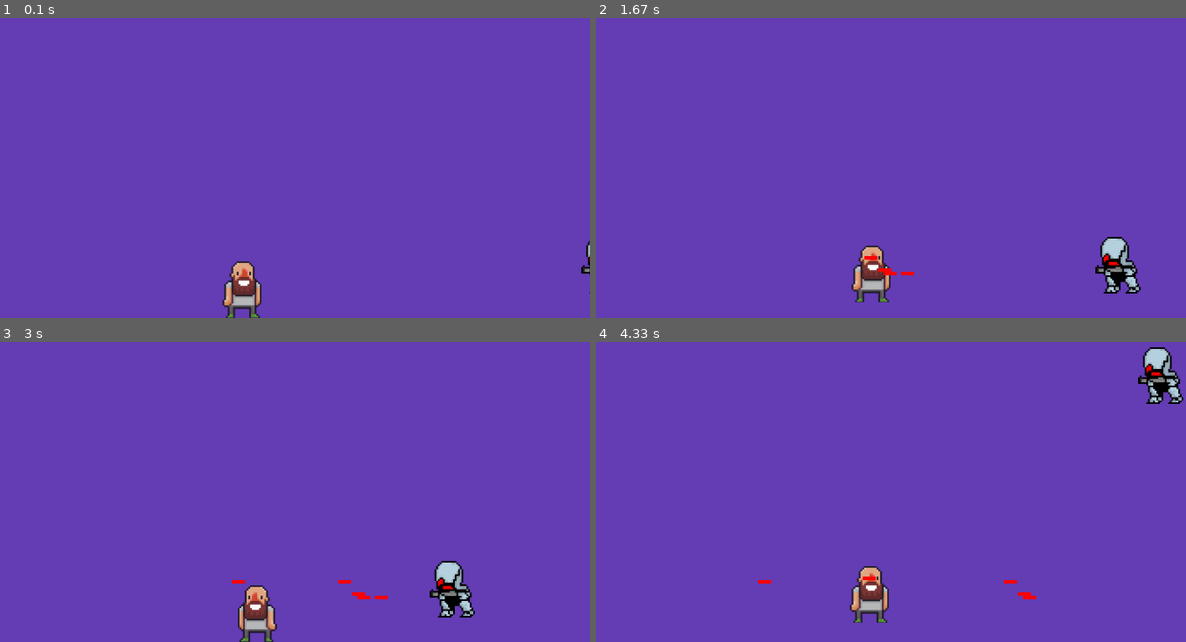
Above: before the commit, frames 1-4 (two rows, left to right).
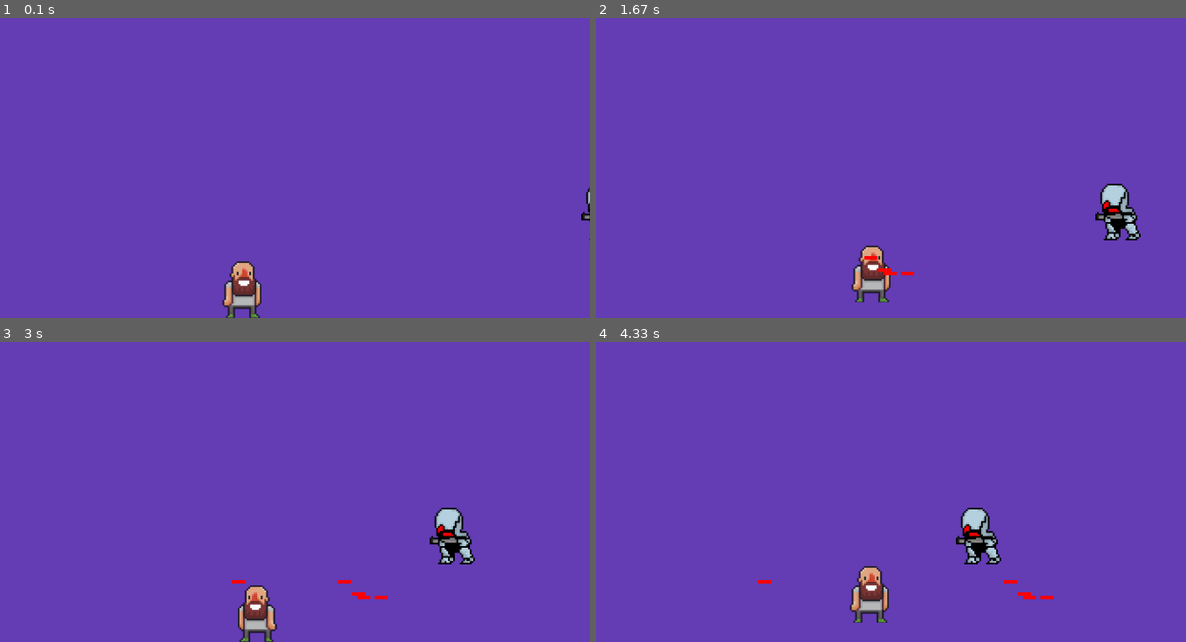
Above: after the commit, the same moments.

Repository: Serpentruno/PyGame_Test
Game: pygame game, started from main.py
Same seed, same stepped clock (60 frames per second), same inputs: the game is played once before the commit and once after it.
Inputs:
- Up to frame 1 (0.1 s): no input
- Up to frame 2 (1.67 s): tap Space at 0.33, 0.73, 1.03, 1.23, 1.57 s; hold Right 0.67-1.13 s; hold Up 1.17-1.47 s; hold Right from 1.5 s (still down)
- Up to frame 3 (3 s): tap Space at 1.87, 2.07, 2.37, 2.63, 2.97 s; release Right at 1.97 s; hold Left 2-2.53 s; hold Down 2.57-2.87 s; hold Left from 2.9 s (still down)
- Up to frame 4 (4.33 s): tap Space at 3.27, 3.4, 3.8, 4.1 s; release Left at 3.3 s; hold Up 3.33-3.7 s; hold Right from 3.73 s (still down)

The runs differ from the first frame. In frame 1, 0.2% of the frame differs, in the area x 98-100%, y 56-92%; in frame 2, 1.9%; in frame 3, 1.9%; in frame 4, 2.0%, in the area x 45-100%, y 1-86%.

Commit message:
Agregar sonido

Diff:
--- a/enemy.py
+++ b/enemy.py
@@ -17,7 +17,7 @@
             self.image = pygame.image.load("enemy_right.png")
             self.rect.x = -self.rect.width
 
-        self.rect.y = random.randint(0,a_game.screen.get_rect().bottom - self.rect.height)
+        self.rect.y = random.randint(0,a_game.screen.get_rect().bottom - (2*self.rect.height))
 
         self.game = a_game
         self.x = float(self.rect.x)
--- a/laser.py
+++ b/laser.py
@@ -11,8 +11,8 @@
         self.game = a_game
         self.direction = a_game.player.direction
         self.x = float(self.rect.x)
-        #self.sound = pygame.mixer.Sound("ARCHIVO.wav")
-        #self.sound.play()
+        self.sound = pygame.mixer.Sound("laser.wav")
+        self.sound.play()
 
     def update(self):
         if self.direction == 0:
--- a/main.py
+++ b/main.py
@@ -32,9 +32,9 @@
         self.lasers = pygame.sprite.Group()
         self.total_lasers = 8
         self.enemies = pygame.sprite.Group()
-        #pygame.mixer_music.load("MUSICA.wav")
-        #pygame.mixer.music.play(-1) #ININITAMENTE
-        #pygame.mixer.music.set_volume(0.2) #0 - 1
+        pygame.mixer_music.load("base_music.wav")
+        pygame.mixer.music.play(-1) #ININITAMENTE
+        pygame.mixer.music.set_volume(0.2) #0 - 1
         self._create_enemy()
 
     def run_game(self):
Not shown, added: GamePlay.mp4
Not shown, added: base_music.mp3
Not shown, added: base_music.wav
Not shown, added: laser.mp3
Not shown, added: laser.wav
